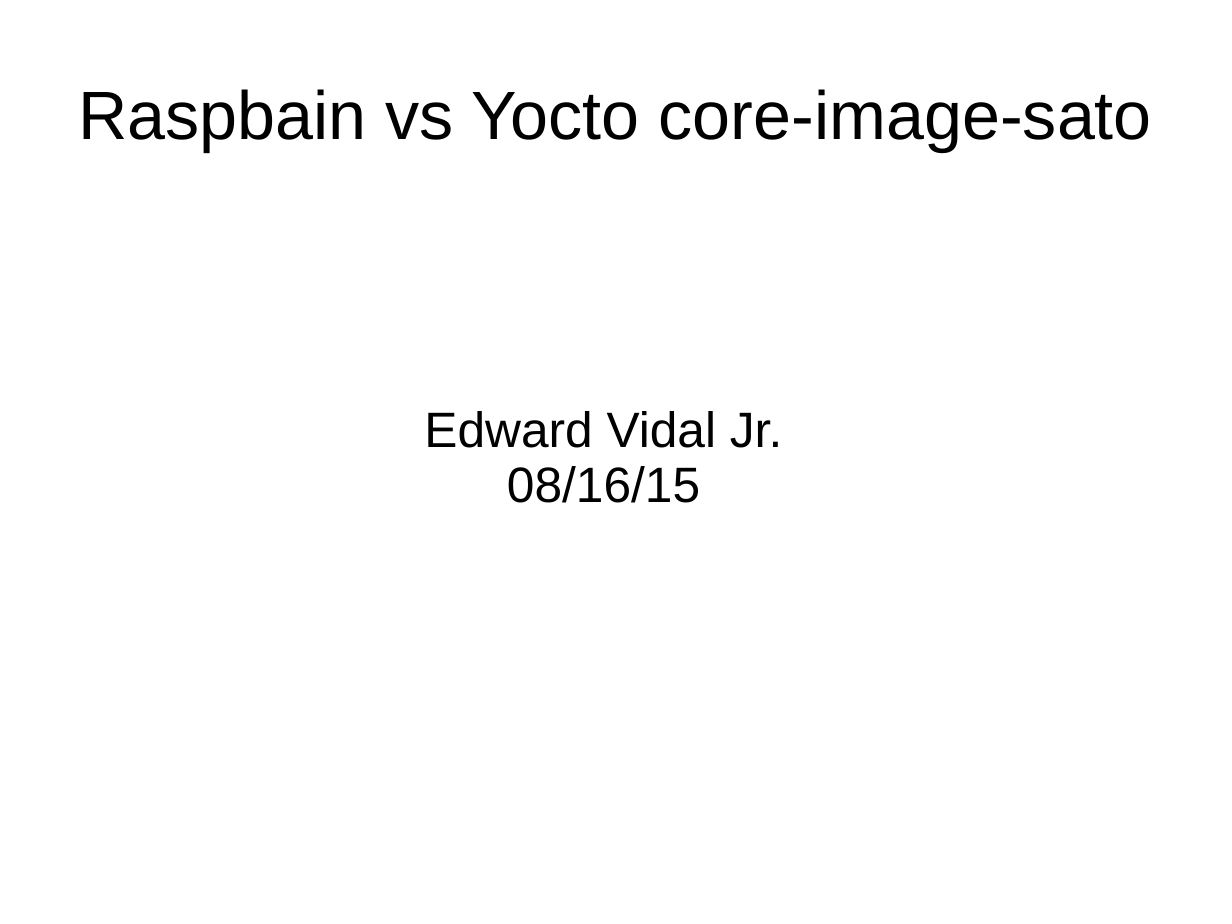
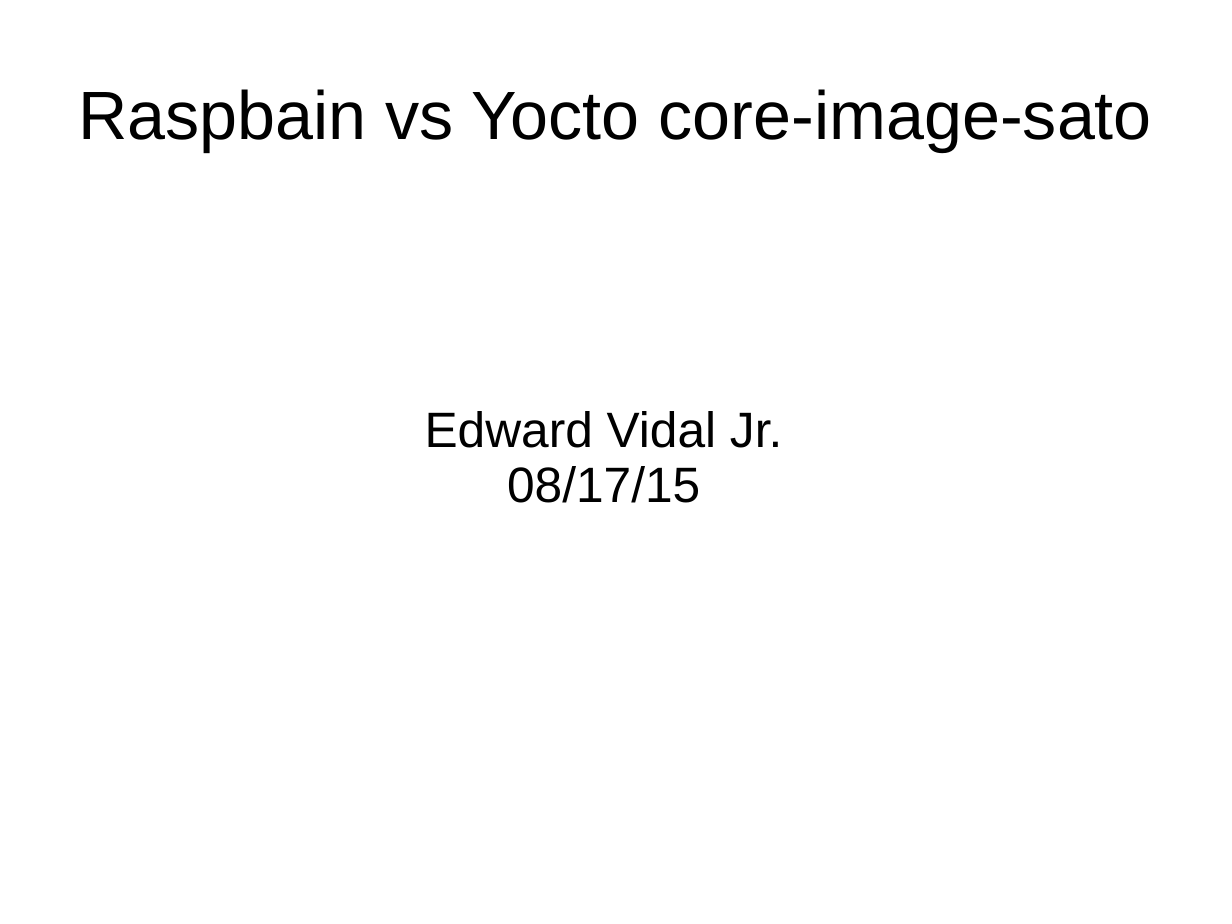
Before and after one commit to develone/raspberrypi2_yocto, a slide deck: slide 1 of doc/yocto_raspbain.ppt. Drawn at 1232x924 pixels with LibreOffice and Linux fonts; fonts in the diff are those of the drawing. Boxes give left, top, right and bottom in pixels: in the first picture for what was removed or moved away, otherwise in the second. Text is boxed around its words. In the diff, an @@ line names an element or a change of style, - is before the commit and + after.

```diff
--- a/doc/yocto_raspbain.ppt
+++ b/doc/yocto_raspbain.ppt
@@ subtitle at (507,466,700,503): text changed @@
-08/16/15
+08/17/15
```
Also in this commit, not shown: 1 other slide changed, 5 other files.
